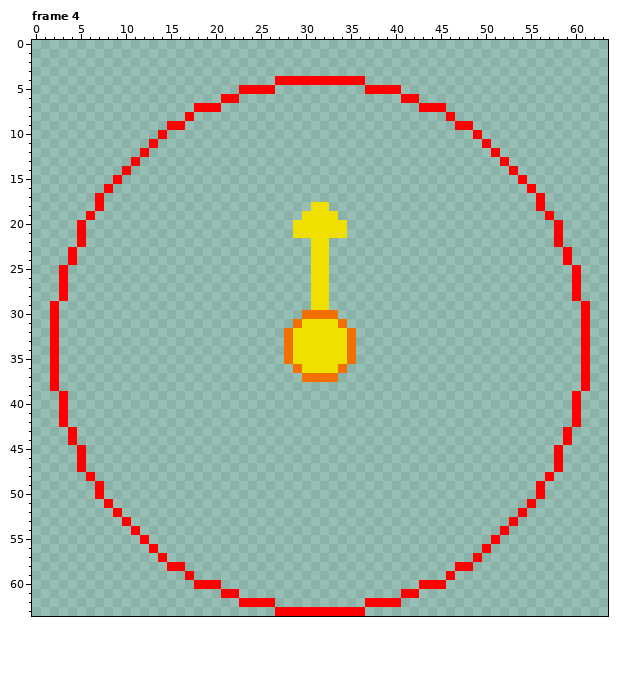
A pixel-art file gets an edit: images/enemies/fragment/attack.ase. The picture above is the old version.
64x64 pixels, 7 frames. Shown: frame 4. The commit also changed other frames, which this record leaves out.
Once edited:
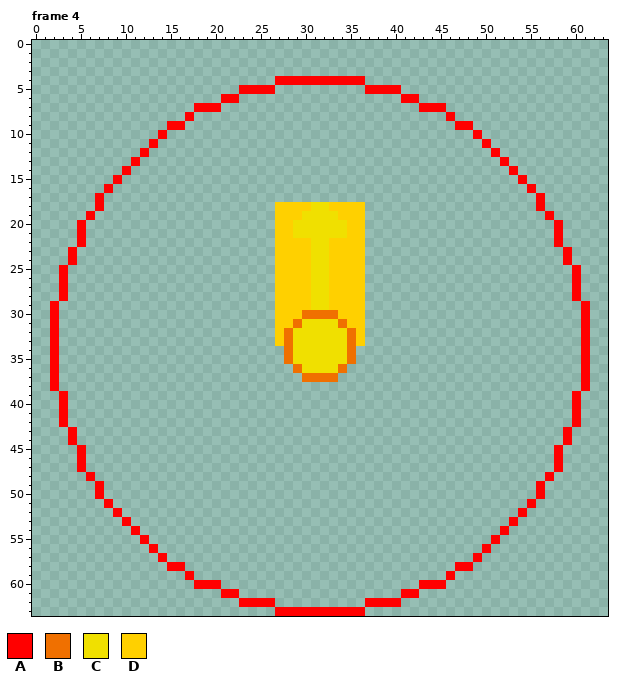
Palette (. is transparent): A #ff0000  B #f07000  C #f0e000  D #ffd000
Diff:
Changed rows in their new state; - is an unchanged pixel.
Frame 4:
first column x 27:
18 DDDD--DDDD
19 DDD----DDD
20 DD------DD
21 DD------DD
22 DDDD--DDDD
23 DDDD--DDDD
24 DDDD--DDDD
25 DDDD--DDDD
26 DDDD--DDDD
27 DDDD--DDDD
28 DDDD--DDDD
29 DDDD--DDDD
30 DDD----DDD
31 DD------DD
32 D--------D
33 D--------D
Boxes around the changes in both pictures, in picture pixels (x1, y1, x2, y2):
added: (275, 202, 365, 346)
